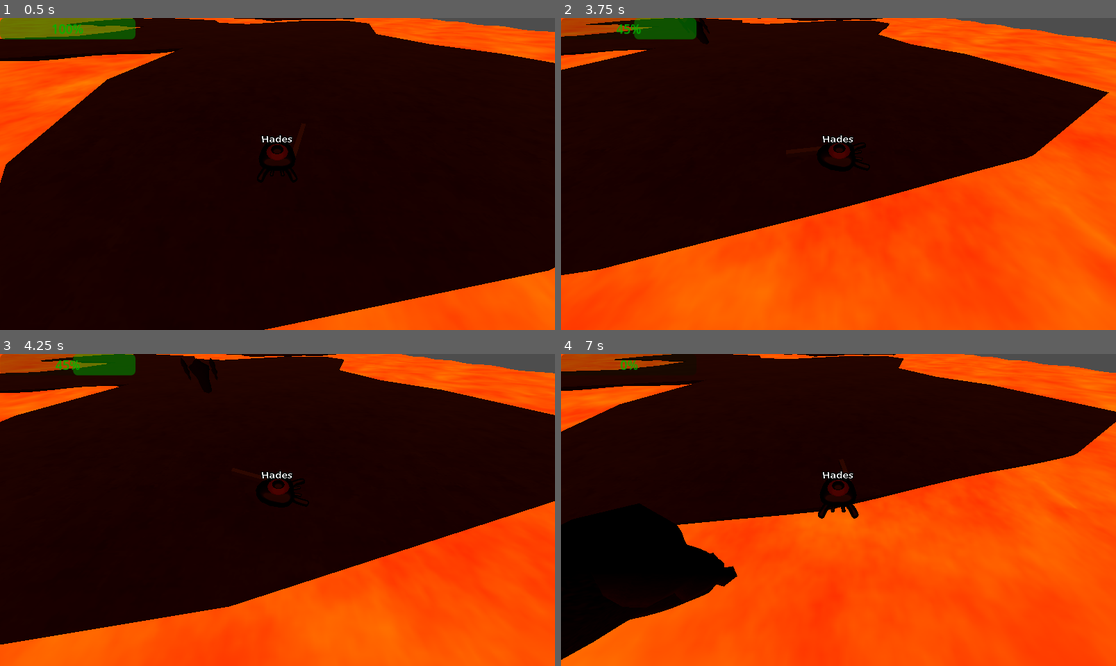
Above: before the commit, frames 1-4 (two rows, left to right).
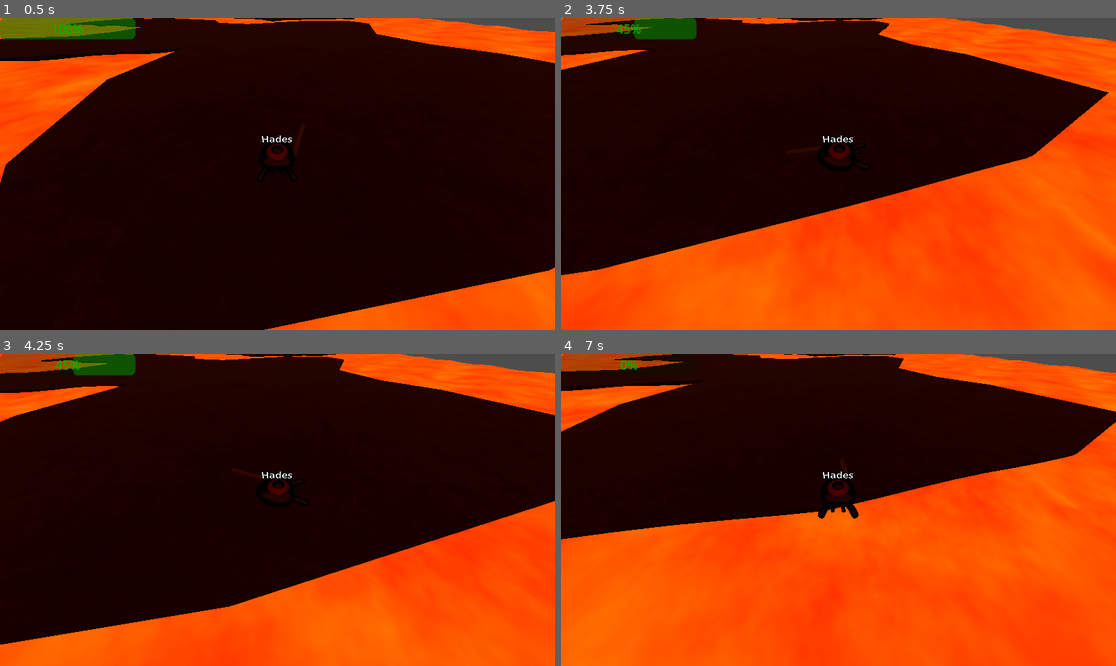
Above: after the commit, the same moments.

Repository: bigmcbigger/congenial-octo-carnival
Game: Godot game, scene res://dungeon/dungeon.tscn
The game is run twice, just before and just after one commit, with the same random seed, the same clock (stepped at 60 frames per second) and the same inputs.
Inputs (mouse positions are in pixels of both pictures, inside the frame that each line leads up to):
- Up to frame 1 (0.5 s): no input
- Up to frame 2 (3.75 s): tap Enter (ui_accept) at 0.5, 0.77, 1.52, 3.02 s; move the mouse to (960, 158) at 0.52 s; hold Right (ui_right) 0.53-1.28 s; click (960, 158) at 0.6 s; move the mouse to (727, 189) at 1.27 s; hold Down (ui_down) 1.28-2.03 s; click (727, 189) at 1.35 s; move the mouse to (894, 105) at 2.02 s; hold Right (ui_right) 2.03-2.78 s; click (894, 105) at 2.1 s; move the mouse to (810, 236) at 2.77 s; hold Up (ui_up) 2.78-3.53 s; click (810, 236) at 2.85 s; move the mouse to (1005, 220) at 3.52 s; hold Left (ui_left) from 3.53 s (still down); click (1005, 220) at 3.6 s
- Up to frame 3 (4.25 s): keep holding Left (ui_left); tap Enter (ui_accept) at 3.77 s
- Up to frame 4 (7 s): move the mouse to (672, 463) at 4.27 s; click (672, 463) at 4.35 s; tap Enter (ui_accept) at 4.52, 6.02, 6.77 s; move the mouse to (866, 510) at 5.02 s; release Left (ui_left) at 5.03 s; hold Down (ui_down) 5.03-5.78 s; click (866, 510) at 5.1 s; move the mouse to (755, 432) at 5.77 s; hold Right (ui_right) 5.78-6.53 s; click (755, 432) at 5.85 s; move the mouse to (960, 494) at 6.52 s; hold Up (ui_up) from 6.53 s (still down); click (960, 494) at 6.6 s

Frame 1 is identical in both runs. In frame 2, 0.1% of the frame differs, in the area x 21-27%, y 0-9%; in frame 3, 0.3%; in frame 4, 8.8%, in the area x 0-32%, y 47-98%.

Commit message:
Add navigation states to archer golem

Diff:
--- a/archer.gd
+++ b/archer.gd
@@ -1,40 +1,87 @@
 extends CharacterBody3D
 
 # TODO set target on enter leash zone
-var navigation_agent = null
+enum NAV_STATE {MOVING, BEGIN_ATTACK, ATTACKING, WAITING}
+
+@export var ATTACK_CANCEL_RANGE: float = 3.0
+@export var ATTACK_BEGIN_RANGE: float = 2.0
+@export var MOVE_SPEED: float = 8.0
+@export var AGGRO_RANGE: float = 20.0
+@export var ATTACK_DURATION: float = 1.0;
+
 var navmap_ready = false
+var nav_state = NAV_STATE.WAITING
 var player = null
+
+@onready var navigation_agent = $navigation_point/NavigationAgent3D
+@onready var attack_timer = $attack_timer
 
 func _ready():
 	call_deferred("deferred")
 	player = get_tree().current_scene.get_node("Player")
-	navigation_agent = $navigation_point.get_node("NavigationAgent3D")
-	navigation_agent.target_desired_distance = 2.0;
-	navigation_agent.path_desired_distance = 2.0;
+	navigation_agent.target_desired_distance = ATTACK_BEGIN_RANGE;
+	navigation_agent.path_desired_distance = ATTACK_BEGIN_RANGE;
 
 func deferred():
 	await get_tree().physics_frame
 	navmap_ready = true
 
+
+func update_navigation_state() -> NAV_STATE:
+	if not navmap_ready:
+		return NAV_STATE.WAITING
+	# NOTE: should use xz coords only for distance testing.
+	var player_pos = player.global_position
+	var agent_pos = $navigation_point.global_position
+	match nav_state:
+		NAV_STATE.MOVING:
+			if navigation_agent.is_navigation_finished():
+				if agent_pos.distance_to(player_pos) > ATTACK_CANCEL_RANGE:
+					navigation_agent.set_target_position(player_pos)
+					return NAV_STATE.MOVING
+				else:
+					return NAV_STATE.BEGIN_ATTACK
+			else:
+				var target_pos = navigation_agent.target_position
+				if target_pos.distance_to(player_pos) > ATTACK_BEGIN_RANGE:
+					# Target position would be outside of begin range, find
+					# a new position
+					navigation_agent.set_target_position(player_pos)
+			return NAV_STATE.MOVING
+		NAV_STATE.BEGIN_ATTACK:
+			attack_timer.start(ATTACK_DURATION)
+			return NAV_STATE.ATTACKING
+		NAV_STATE.ATTACKING:
+			# stay attacking until timer is up
+			if attack_timer.is_stopped():
+				# TODO we could do a cooldown instead of going to
+				# moving -> attack instantly.
+				return NAV_STATE.MOVING
+			else:
+				return NAV_STATE.ATTACKING
+		NAV_STATE.WAITING:
+			# TODO wait for target
+			if player_pos.distance_to(agent_pos) < AGGRO_RANGE:
+				return NAV_STATE.MOVING
+			return NAV_STATE.WAITING
+
+	return NAV_STATE.MOVING
+
+
 func _process(delta):
-	if navmap_ready:
-		if not navigation_agent.is_navigation_finished():
-			# currently pathing, TODO update target if needed
-			if navigation_agent.target_position.distance_to(player.global_position) > 2.0:
-				navigation_agent.set_target_position(player.global_position)
-		else:
-			# need target, TODO set valid target if needed
-			# TODO can ignore y position
-			navigation_agent.set_target_position(player.global_position)
-			pass
+	# TODO when within distance begin attack sequence
+	nav_state = update_navigation_state()
 
 func _physics_process(delta):
+
+	if nav_state == NAV_STATE.MOVING:
+		look_at(player.global_position)
 	if navigation_agent.is_navigation_finished():
 		return
 
 	var current_position = global_position
 	var next_path_position = navigation_agent.get_next_path_position()
 
-	velocity = current_position.direction_to(next_path_position) * 8.0;
+	velocity = current_position.direction_to(next_path_position) * MOVE_SPEED;
 	velocity.y = 0.0;
 	move_and_slide()
--- a/archer.tscn
+++ b/archer.tscn
@@ -93,3 +93,6 @@
 transform = Transform3D(1, 0, 0, 0, 1, 0, 0, 0, 1, 0, -0.60329, 0)
 
 [node name="NavigationAgent3D" type="NavigationAgent3D" parent="navigation_point"]
+
+[node name="attack_timer" type="Timer" parent="."]
+one_shot = true
Not shown, added: export_presets.cfg
